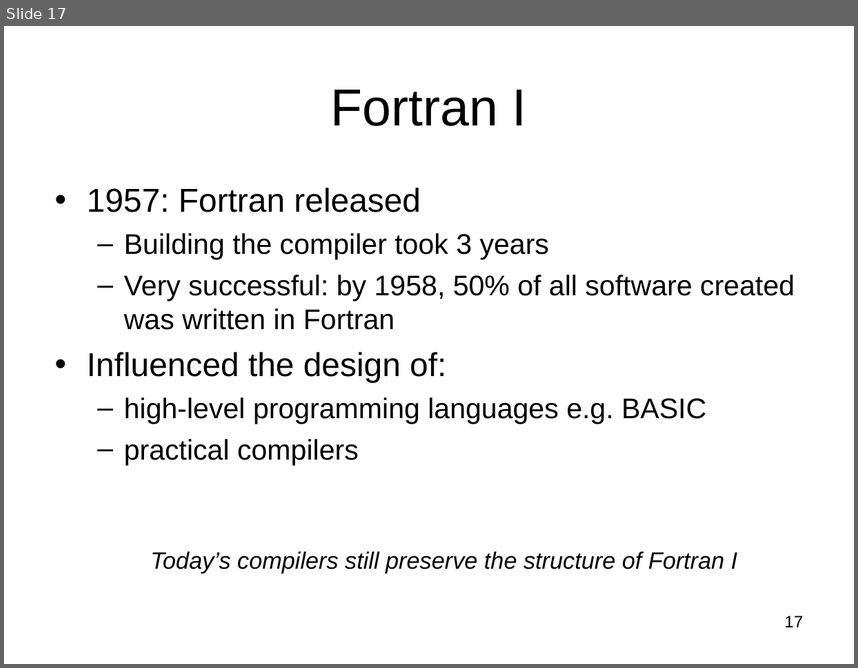
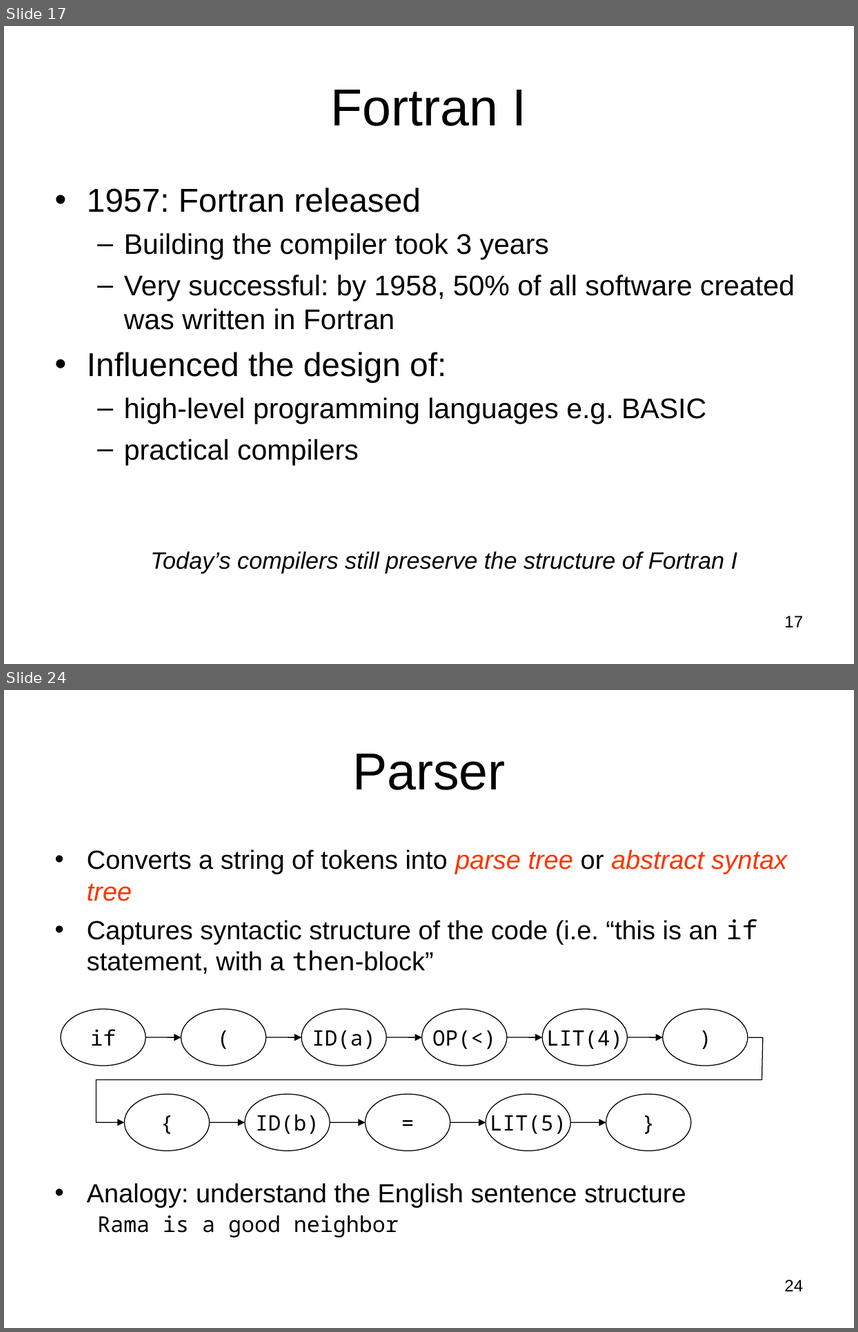
Before and after one commit to Hegden/hegden.github.io, a slide deck: cs406/slides/week1.ppt. Shown one above the other, each under a label of ours: slide 17 before the commit, slides 17 and 24 after it; the slides between them are not shown. The pictures are 858x668 and 858x1332 pixels, drawn with LibreOffice and Linux fonts; fonts in the diff are those of the drawing. Boxes give left, top, right and bottom in pixels: in the first picture for what was removed or moved away, otherwise in the second. Text is boxed around its words. In the diff, an @@ line names an element or a change of style, - is before the commit and + after.

```diff
--- a/cs406/slides/week1.ppt
+++ b/cs406/slides/week1.ppt
@@ slide 24 added at [4, 690, 854, 1328], background #FFFFFF @@
@@ title added at [352, 753, 506, 790], 44 pt, text #000000 @@
+Parser
@@ text added at [87, 849, 787, 1237], 22.2 pt, text #000000 @@
+• Converts a string of tokens into parse tree or abstract syntax tree
+• Captures syntactic structure of the code (i.e. “this is an if statement, with a then-block”
+• Analogy: understand the English sentence structure
+  Rama is a good neighbor
@@ group added at [61, 1009, 762, 1151]: 11 ellipses, 9 arrows, 1 freeform shape @@
+if
+(
+ID(a)
+OP(<)
+LIT(4)
+)
+{
+ID(b)
+=
+LIT(5)
+}
@@ page number added at [784, 1279, 803, 1291], 14 pt, text #000000 @@
+24
```
Also in this commit, not shown: 1 slide changed, 25 other slides added.
